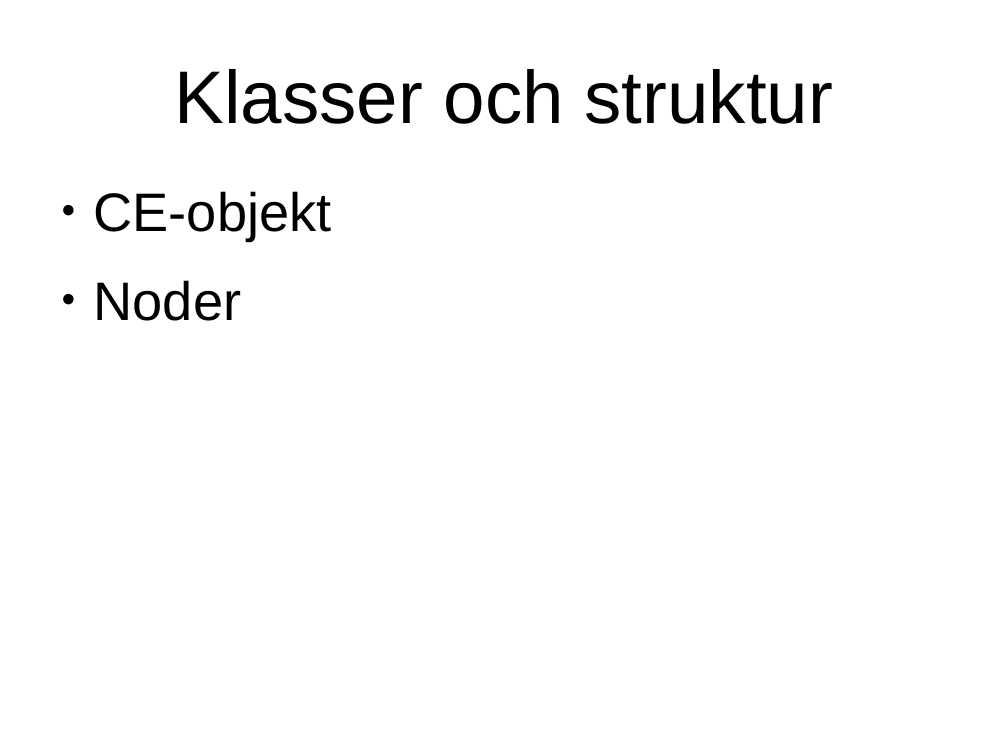
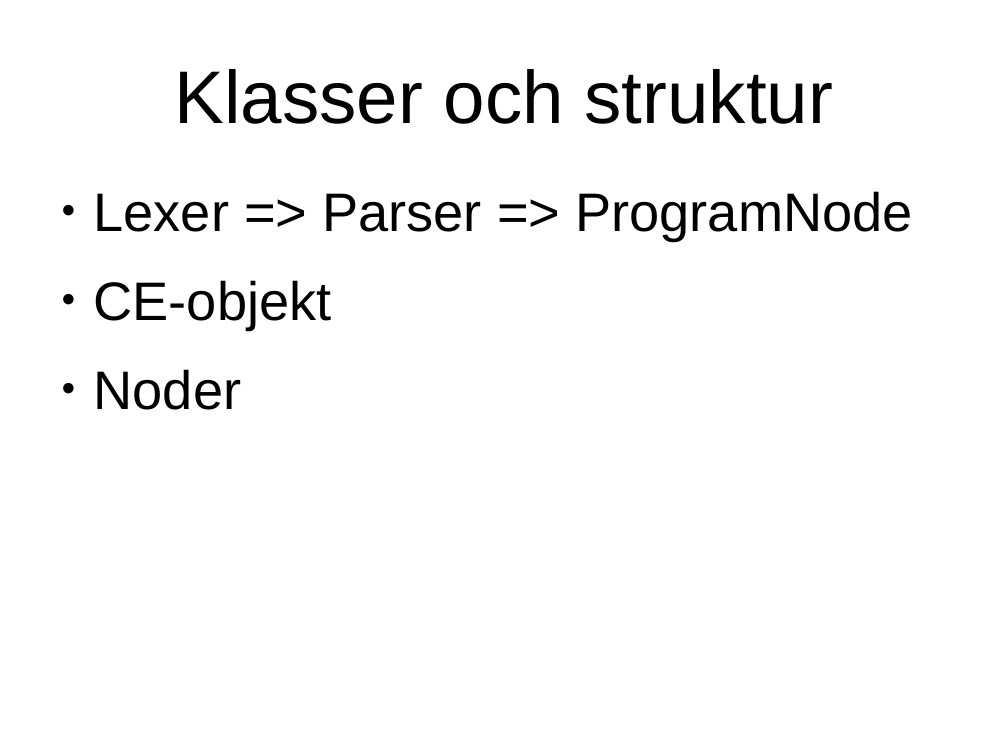
Before and after one commit to stureling/CodEng, a slide deck: slide 4 of doc/presentation/pp.odp (slide 2 before the commit). Drawn at 1008x756 pixels with LibreOffice and Linux fonts; fonts in the diff are those of the drawing. Boxes give left, top, right and bottom in pixels: in the first picture for what was removed or moved away, otherwise in the second. Text is boxed around its words. In the diff, an @@ line names an element or a change of style, - is before the commit and + after.

```diff
--- a/doc/presentation/pp.odp
+++ b/doc/presentation/pp.odp
@@ text at (94,191,912,241): paragraph added @@
+● Lexer => Parser => ProgramNode
```
Also in this commit, not shown: 1 other slide changed, 4 slides added, 17 other files.
